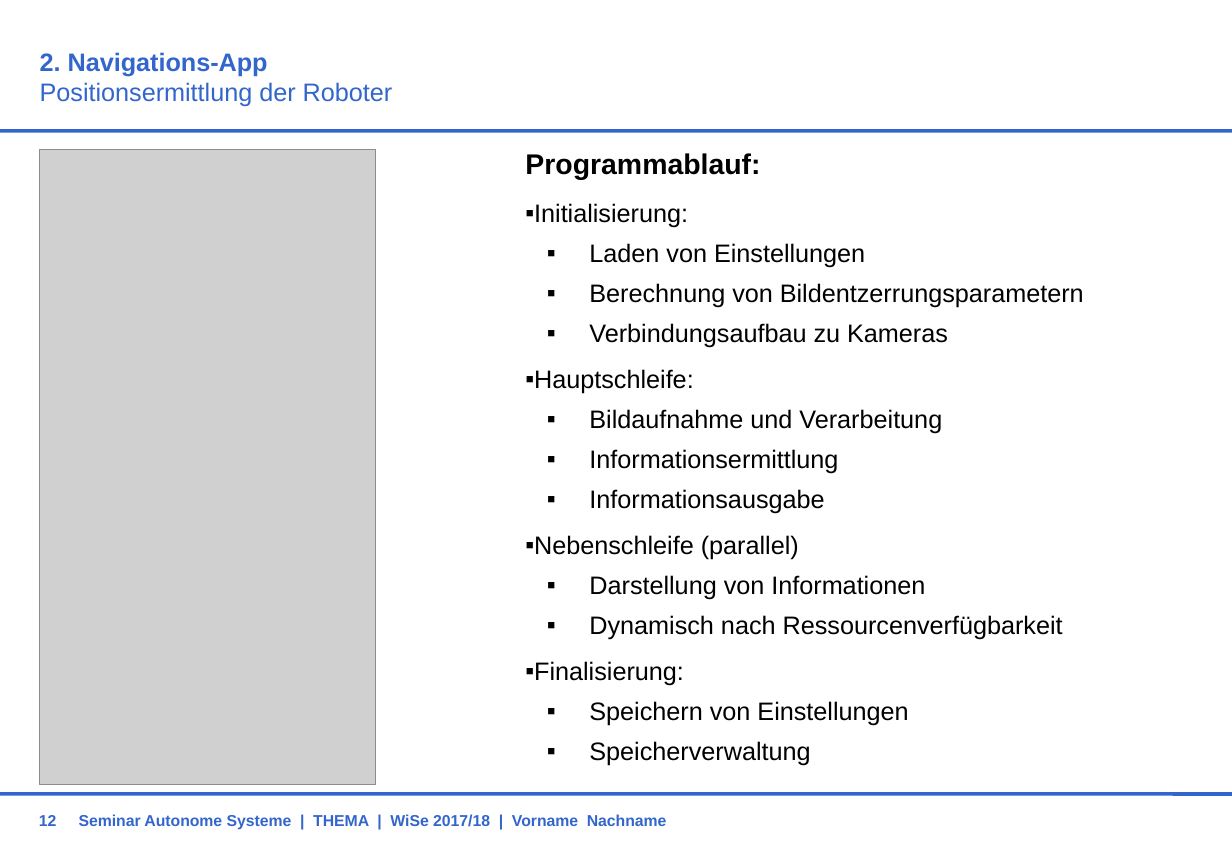
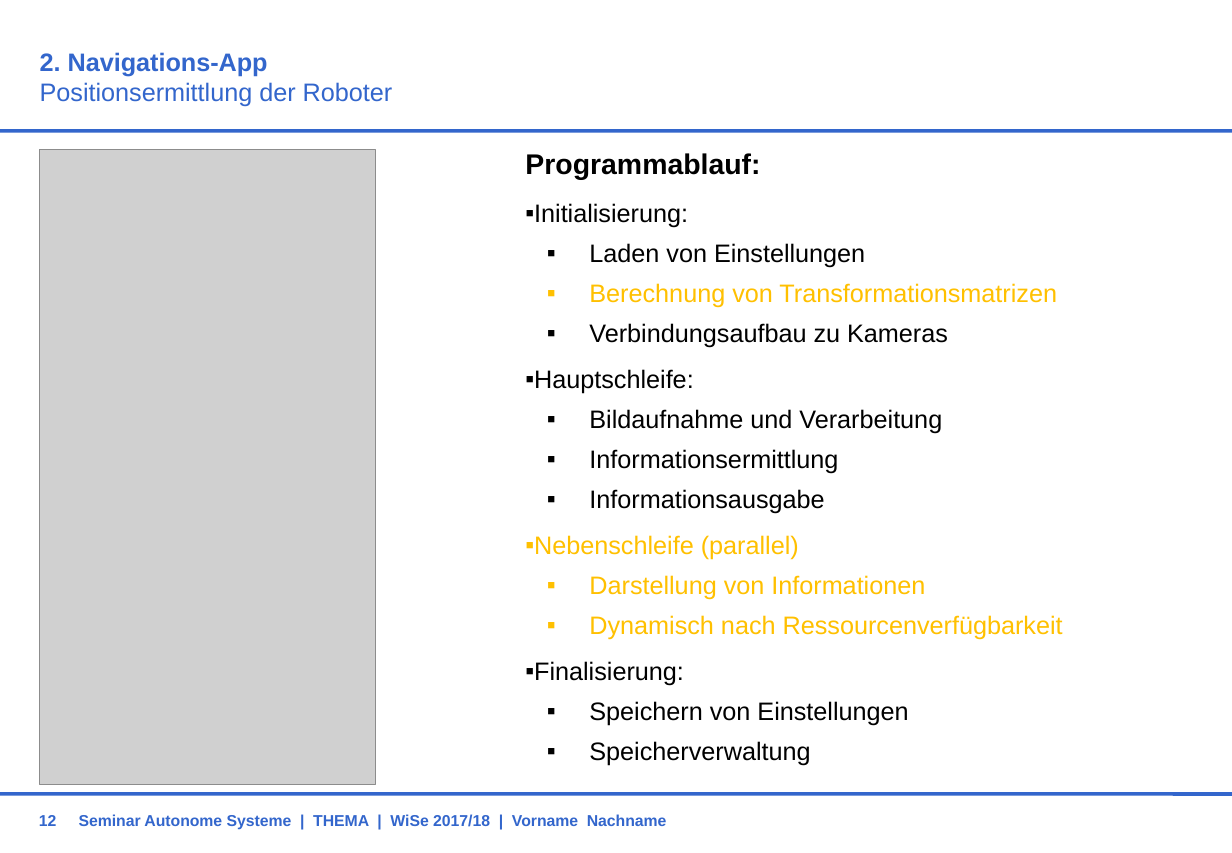
Before and after one commit to BBRUSS/VPJW17G5, a slide deck: slide 12 of 11_Orga/KonzeptG5.ppt. Drawn at 1232x853 pixels with LibreOffice and Linux fonts; fonts in the diff are those of the drawing; grey boxes stand for pictures; background and template pictures are left out. Boxes give left, top, right and bottom in pixels: in the first picture for what was removed or moved away, otherwise in the second. Text is boxed around its words. In the diff, an @@ line names an element or a change of style, - is before the commit and + after.

Commit message:
Anpassung zweier Folien der Navigationsapp

```diff
--- a/11_Orga/KonzeptG5.ppt
+++ b/11_Orga/KonzeptG5.ppt
@@ text at (x1=589, y1=283, x2=1057, y2=307): text changed; text colour #000000 to #FFC000 @@
-    ▪ Berechnung von Bildentzerrungsparametern
+    ▪ Berechnung von Transformationsmatrizen
@@ text at (x1=525, y1=535, x2=1063, y2=639): text colour #000000 to #FFC000 in "Nebenschleife (parallel)", "Darstellung von Informationen", "Dynamisch nach Ressourcenverfügbarkeit"; bullet colour #000000 to #FFC000 @@
```
Also in this commit, not shown: 5 other slides changed.
